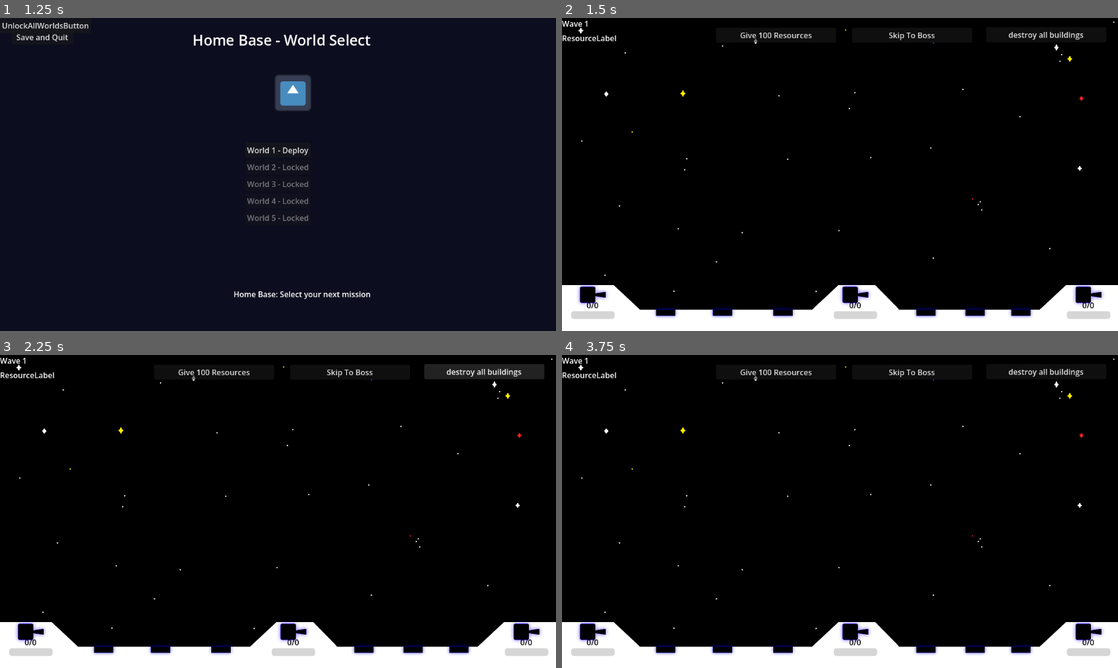
Above: before the commit, frames 1-4 (two rows, left to right).
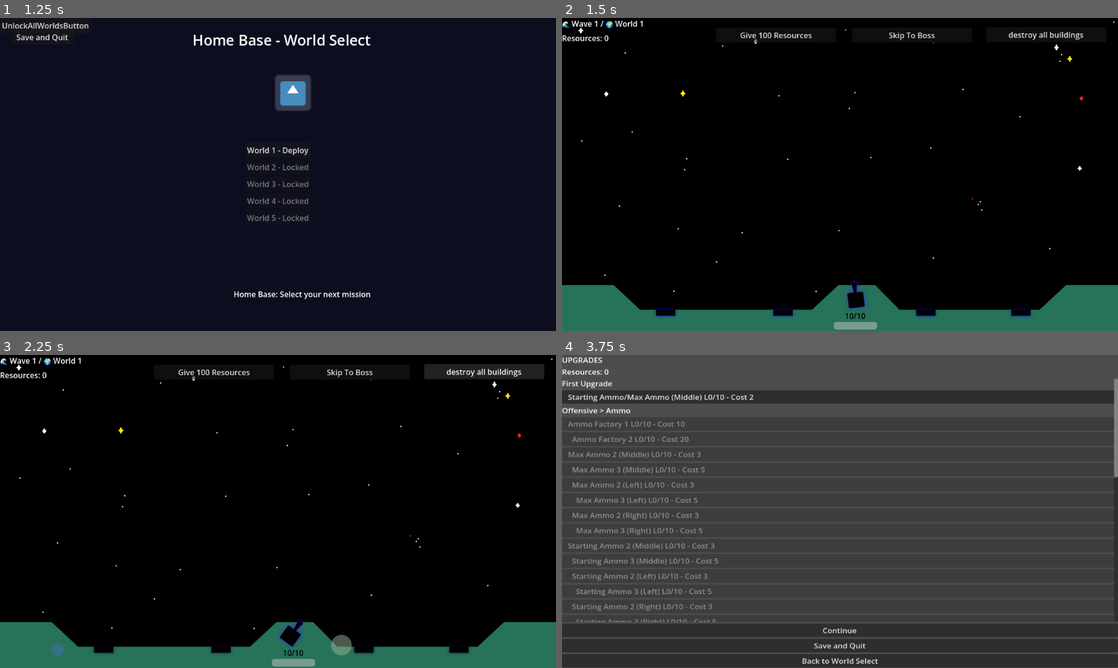
Above: after the commit, the same moments.

Repository: aceofknights/Missile-Game
Game: Godot game, scene res://Scene/MainMenu.tscn
Two runs of this game, one before a commit and one after it. Both use one fixed random seed, a clock stepped at 60 frames per second and the inputs below. The engine's default icon, where the game draws it, is replaced by a stand-in: a white triangle on a blue panel in a dark square.
Inputs (mouse positions are in pixels of both pictures, inside the frame that each line leads up to):
- Up to frame 1 (1.25 s): click "New Game" at 0.5 s
- Up to frame 2 (1.5 s): click "World 1 - Deploy" at 1.25 s
- Up to frame 3 (2.25 s): click "destroy all buildings" at 2 s
- Up to frame 4 (3.75 s): click "Skip To Boss" at 2.75 s; click (840, 527) at 3.5 s, where only the run after the commit has a clickable "Continue"

Frame 1 is identical in both runs. In frame 2, 9.5% of the frame differs, in the area x 0-100%, y 0-100%; in frame 3, 9.7%; in frame 4, 100%.
Error before the commit: Parse Error: Identifier "EllipseShape2D" not declared in the current scope. (res://Scripts/Main.gd:296)
Error after the commit: Invalid call. Nonexistent function 'spawn_boss' in base 'Nil'. (res://Scripts/GameManager.gd:886)

Commit message:
update to sheidl assest

Diff:
--- a/Scripts/Cannon.gd
+++ b/Scripts/Cannon.gd
@@ -177,6 +177,7 @@
 	var now: float = Time.get_ticks_msec() / 1000.0
 	return now < jam_end_time
 
+
 func clear_targeting_jam() -> void:
 	jam_end_time = 0.0
 	jam_misfire_radius = 0.0
@@ -200,11 +201,11 @@
 
 
 func _setup_shield_hits_label() -> void:
-	shield_hits_label.top_level = false
+	shield_hits_label.top_level = true
 	shield_hits_label.horizontal_alignment = HORIZONTAL_ALIGNMENT_CENTER
-	shield_hits_label.theme_override_colors/font_color = Color(0.9, 1.0, 1.0, 1.0)
-	shield_hits_label.theme_override_colors/font_outline_color = Color(0, 0, 0, 1)
-	shield_hits_label.theme_override_constants/outline_size = 2
+	shield_hits_label.add_theme_color_override("font_color", Color(0.9, 1.0, 1.0, 1.0))
+	shield_hits_label.add_theme_color_override("font_outline_color", Color(0, 0, 0, 1))
+	shield_hits_label.add_theme_constant_override("outline_size", 2)
 	shield_hits_label.visible = false
 	shield_hits_label.z_index = 25
 	add_child(shield_hits_label)
@@ -213,17 +214,20 @@
 func _update_shield_hits_label() -> void:
 	if shield_hits_label == null:
 		return
-	shield_hits_label.position = Vector2(-32, 40)
+
+	shield_hits_label.global_position = global_position + Vector2(-5, 0)
+
 	var max_hits := GameManager.get_shield_generator_hit_capacity()
 	var show := max_hits > 0 and _can_operate()
 	shield_hits_label.visible = show
 	if not show:
 		return
+
 	var now_seconds := Time.get_ticks_msec() / 1000.0
 	if GameManager.is_passive_shield_emp_disabled(now_seconds):
-		shield_hits_label.text = "S:EMP"
+		shield_hits_label.text = "EMP"
 	else:
-		shield_hits_label.text = "S:%d" % max(0, shield_hits_remaining)
+		shield_hits_label.text = "%d" % max(0, shield_hits_remaining)
 
 
 func _update_shield_state(delta: float) -> void:
--- a/Scripts/Main.gd
+++ b/Scripts/Main.gd
@@ -293,8 +293,11 @@
 	_active_shield_hitbox.add_child(_active_shield_sprite)
 
 	_active_shield_collision = CollisionShape2D.new()
-	var shield_shape := EllipseShape2D.new()
-	shield_shape.radius = Vector2(220, 88)
+	_active_shield_collision = CollisionShape2D.new()
+	var shield_shape := CapsuleShape2D.new()
+	shield_shape.radius = 128.0
+	shield_shape.height = 1264.0
+	_active_shield_collision.rotation_degrees = 90
 	_active_shield_collision.shape = shield_shape
 	_active_shield_collision.disabled = true
 	_active_shield_hitbox.add_child(_active_shield_collision)
--- a/Scripts/building.gd
+++ b/Scripts/building.gd
@@ -4,38 +4,47 @@
 var permanently_destroyed := false
 var shield_hits_remaining := 0
 var shield_cooldown_remaining := 0.0
+
 @onready var sprite: Sprite2D = $Sprite2D
 @onready var repair_label: Label = get_node_or_null("RepairLabel") as Label
 @onready var shield_sprite: Sprite2D = Sprite2D.new()
 @onready var shield_hits_label: Label = Label.new()
 
 
-func _ready():
-	connect("area_entered", Callable(self, "_on_area_entered"))
+func _ready() -> void:
+	if not area_entered.is_connected(_on_area_entered):
+		area_entered.connect(_on_area_entered)
+
 	add_to_group("building")
 	add_to_group("defense_target")
+
 	if repair_label:
 		repair_label.top_level = true
+
 	_setup_temp_shield_sprite()
 	_setup_shield_hits_label()
 	_update_visual_state()
 
 
-func _process(_delta: float) -> void:
-	_update_shield_state(_delta)
+func _process(delta: float) -> void:
+	_update_shield_state(delta)
 	_update_shield_hits_label()
+
 	if not repair_label:
 		return
+
 	repair_label.global_position = global_position + Vector2(-70, -64)
 	repair_label.visible = false
 
 
-func _on_area_entered(area):
+func _on_area_entered(area: Area2D) -> void:
 	if destroyed:
 		return
+
 	if area.is_in_group("enemy"):
 		if handle_enemy_impact(area):
 			return
+
 		print("Building destroyed by Enemy")
 		area.call_deferred("die", false)
 		die()
@@ -52,9 +61,9 @@
 func _setup_shield_hits_label() -> void:
 	shield_hits_label.top_level = false
 	shield_hits_label.horizontal_alignment = HORIZONTAL_ALIGNMENT_CENTER
-	shield_hits_label.theme_override_colors/font_color = Color(0.9, 1.0, 1.0, 1.0)
-	shield_hits_label.theme_override_colors/font_outline_color = Color(0, 0, 0, 1)
-	shield_hits_label.theme_override_constants/outline_size = 2
+	shield_hits_label.add_theme_color_override("font_color", Color(0.9, 1.0, 1.0, 1.0))
+	shield_hits_label.add_theme_color_override("font_outline_color", Color(0, 0, 0, 1))
+	shield_hits_label.add_theme_constant_override("outline_size", 2)
 	shield_hits_label.visible = false
 	shield_hits_label.z_index = 25
 	add_child(shield_hits_label)
@@ -63,21 +72,25 @@
 func _update_shield_hits_label() -> void:
 	if shield_hits_label == null:
 		return
-	shield_hits_label.position = Vector2(-38, 26)
+
+	shield_hits_label.position = Vector2(-5, 10)
+
 	var max_hits := GameManager.get_shield_generator_hit_capacity()
 	var show := max_hits > 0 and not destroyed
 	shield_hits_label.visible = show
 	if not show:
 		return
+
 	var now_seconds := Time.get_ticks_msec() / 1000.0
 	if GameManager.is_passive_shield_emp_disabled(now_seconds):
-		shield_hits_label.text = "S:EMP"
+		shield_hits_label.text = "EMP"
 	else:
-		shield_hits_label.text = "S:%d" % max(0, shield_hits_remaining)
+		shield_hits_label.text = "%d" % max(0, shield_hits_remaining)
 
 
 func _update_shield_state(delta: float) -> void:
 	var max_hits := GameManager.get_shield_generator_hit_capacity()
+
 	if max_hits <= 0 or destroyed:
 		shield_hits_remaining = 0
 		shield_cooldown_remaining = 0.0
@@ -104,25 +117,33 @@
 func handle_enemy_impact(enemy: Area2D) -> bool:
 	if destroyed:
 		return false
+	if enemy == null:
+		return false
+
 	var now_seconds := Time.get_ticks_msec() / 1000.0
 	if GameManager.is_passive_shield_emp_disabled(now_seconds):
 		return false
 
+	if enemy.has_meta("building_shield_hit"):
+		return true
+	enemy.set_meta("building_shield_hit", true)
+
 	_update_shield_state(0.0)
+
 	if shield_hits_remaining > 0:
 		shield_hits_remaining -= 1
 		if shield_hits_remaining <= 0:
 			shield_cooldown_remaining = GameManager.get_shield_generator_cooldown_seconds()
-		if enemy:
-			enemy.call_deferred("die", true)
+		enemy.call_deferred("die", true)
 		return true
 
 	return false
 
 
-func die():
+func die() -> void:
 	if destroyed:
 		return
+
 	print("building destroyed")
 	destroyed = true
 	monitoring = false
@@ -151,7 +172,7 @@
 
 func _is_mouse_over_defense(global_mouse_position: Vector2) -> bool:
 	if sprite and sprite.texture:
-		var local_mouse = sprite.to_local(global_mouse_position)
+		var local_mouse := sprite.to_local(global_mouse_position)
 		if sprite.get_rect().has_point(local_mouse):
 			return true
 	return global_position.distance_to(global_mouse_position) <= 52.0
@@ -169,10 +190,13 @@
 func destroy_permanently() -> void:
 	if permanently_destroyed:
 		return
+
 	permanently_destroyed = true
 	destroyed = true
 	monitoring = false
 	monitorable = false
+
 	if is_in_group("building"):
 		remove_from_group("building")
+
 	queue_free()
